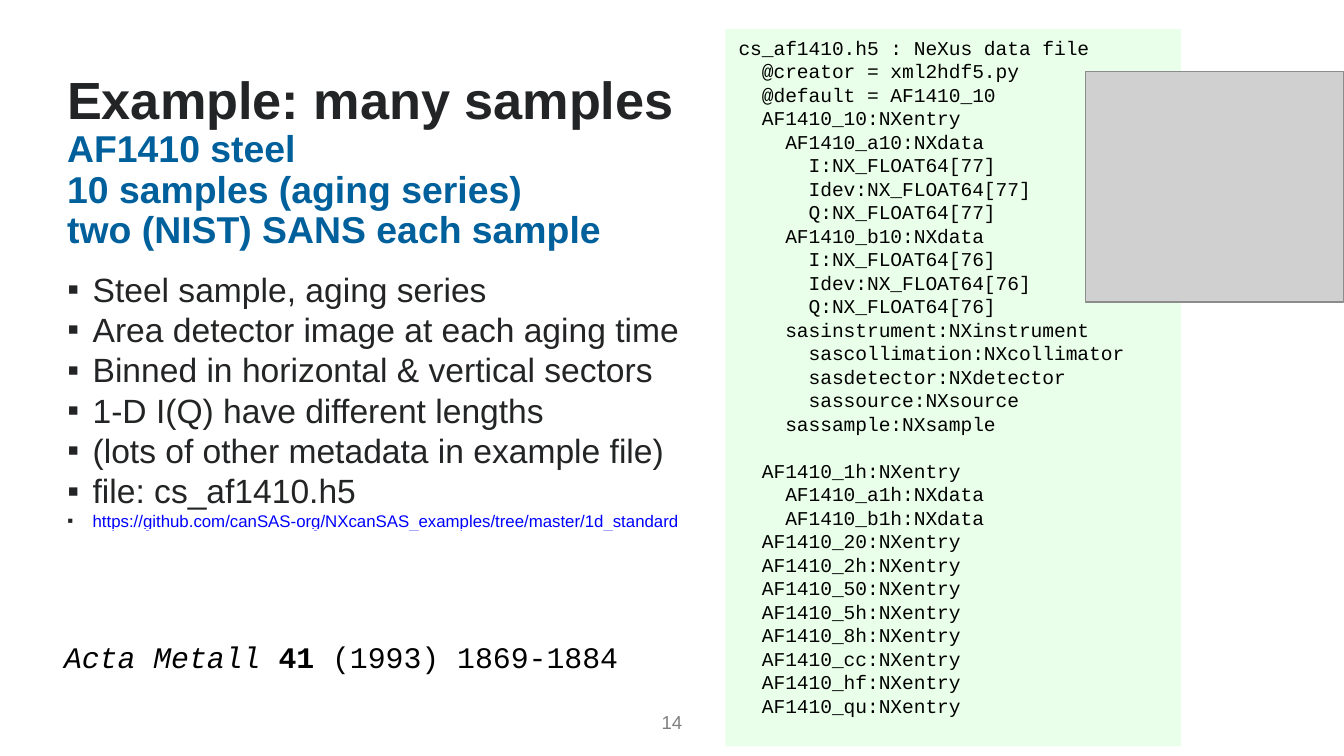
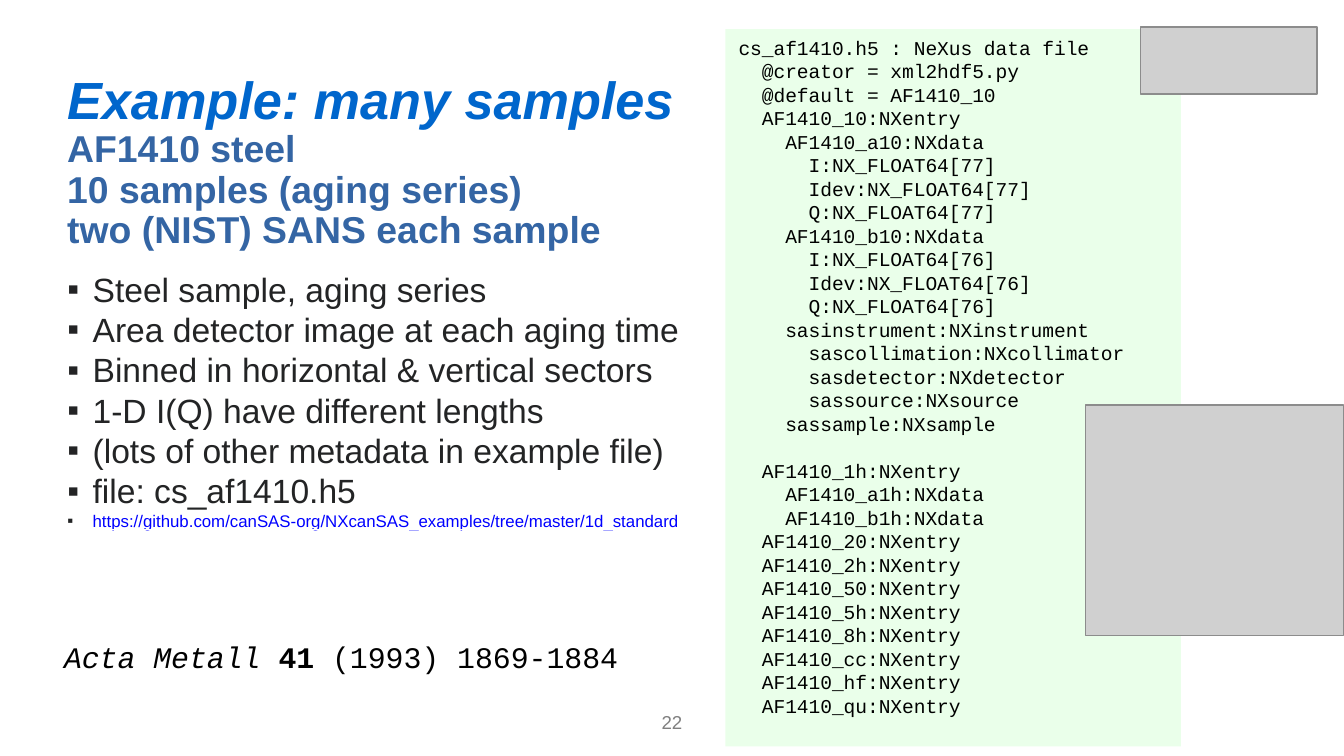
Before and after one commit to nexusformat/communications, a slide deck: slide 22 of 2017/NeXus-Intro.odp (slide 14 before the commit). Drawn at 1344x756 pixels with LibreOffice and Linux fonts; fonts in the diff are those of the drawing; grey boxes stand for pictures. Boxes give left, top, right and bottom in pixels: in the first picture for what was removed or moved away, otherwise in the second. Text is boxed around its words. In the diff, an @@ line names an element or a change of style, - is before the commit and + after.

```diff
--- a/2017/NeXus-Intro.odp
+++ b/2017/NeXus-Intro.odp
@@ picture: place and size @@
-picture at (1086,71,1344,301)
+picture at (1141,27,1317,94)
@@ text "Example: many samples" at (67,81,674,129): text colour #232425 to #0066CC, italic on @@
@@ text "AF1410 steel" at (67,135,601,251): text colour #00609C to #3465A4 @@
@@ picture added at (1086,405,1344,634) @@
@@ page number at (662,716,683,729): text changed @@
-14
+22
```
Also in this commit, not shown: 18 other slides changed, 11 slides added, 6 slides removed, 1 other file.
